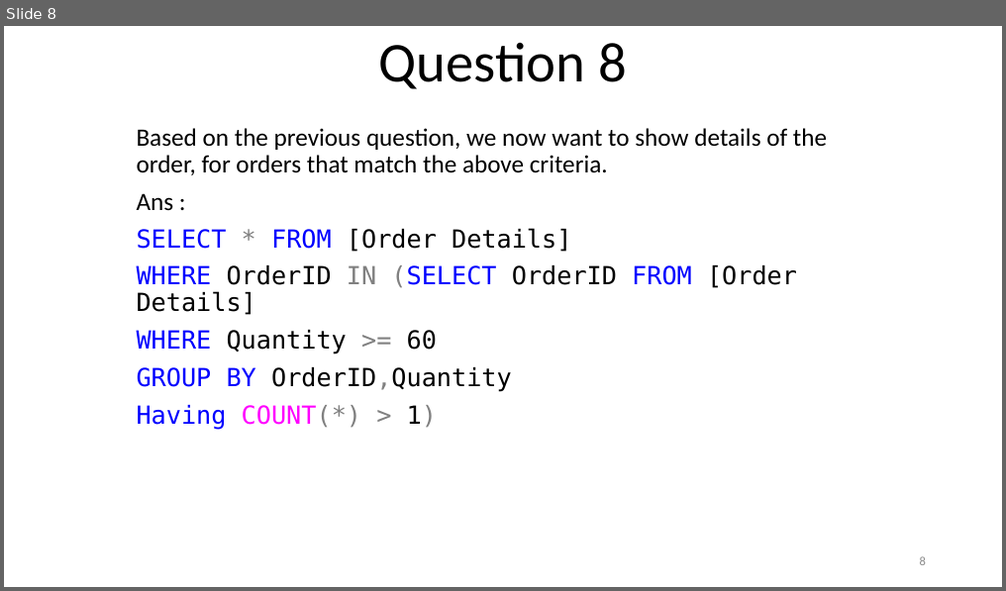
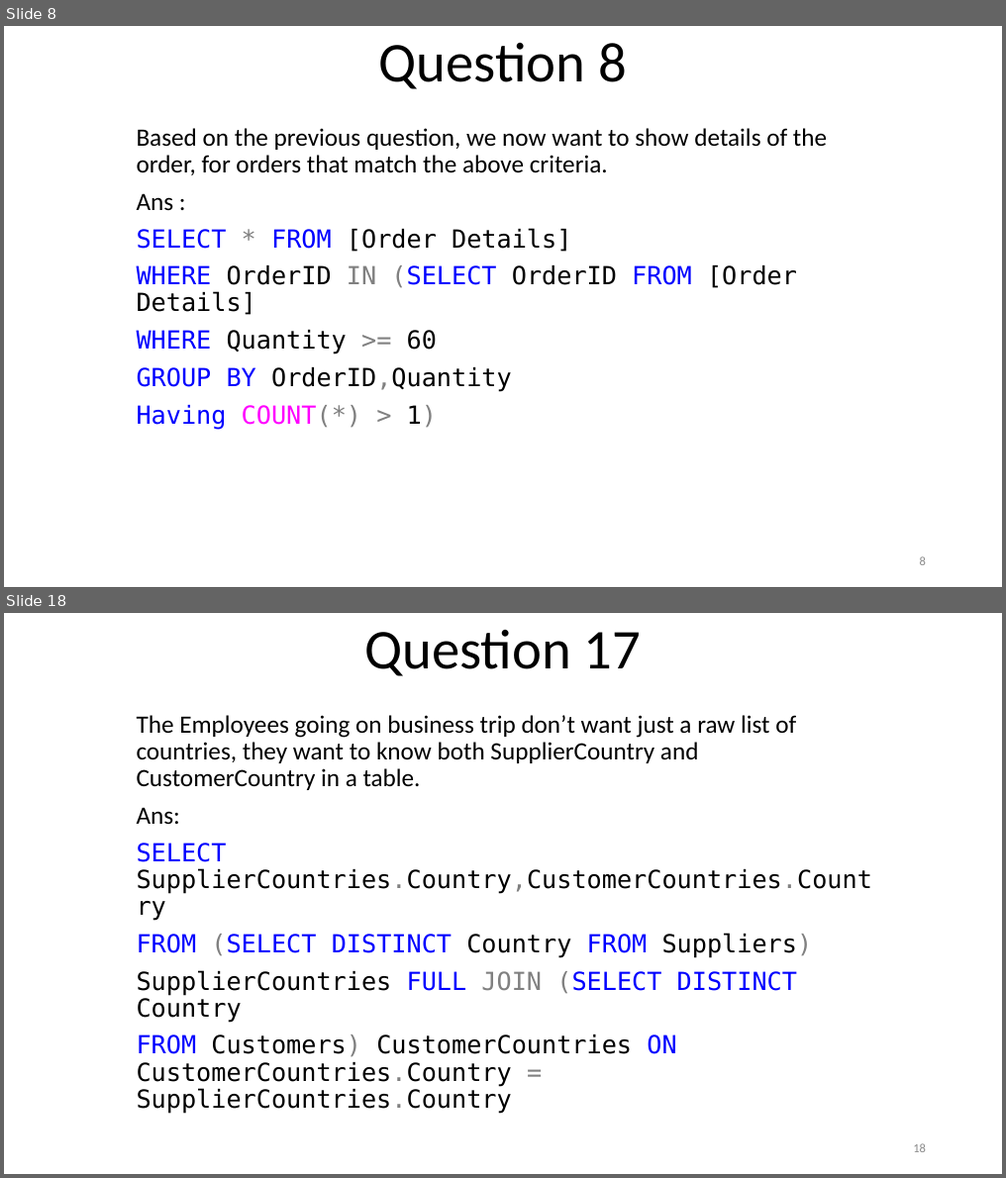
Before and after one commit to KaustubhSathe/sql-challenges, a slide deck: 3. Northwind Challenges/Advanced-Problems.pptm. Shown one above the other, each under a label of ours: slide 8 before the commit, slides 8 and 18 after it; the slides between them are not shown. The pictures are 1006x591 and 1006x1178 pixels, drawn with LibreOffice and Linux fonts; fonts in the diff are those of the drawing. Boxes give left, top, right and bottom in pixels: in the first picture for what was removed or moved away, otherwise in the second. Text is boxed around its words. In the diff, an @@ line names an element or a change of style, - is before the commit and + after.

```diff
--- a/3. Northwind Challenges/Advanced-Problems.pptm
+++ b/3. Northwind Challenges/Advanced-Problems.pptm
@@ slide 18 added at (4,613,1002,1174), background #FFFFFF @@
@@ title added at (364,630,641,676), 54 pt, text #000000 @@
+Question 17
@@ subtitle added at (137,715,872,1114), 24 pt, text #000000 @@
+The Employees going on business trip don’t want just a raw list of countries, they want to know both SupplierCountry and CustomerCountry in a table.
+Ans:
+SELECT SupplierCountries.Country,CustomerCountries.Country
+FROM (SELECT DISTINCT Country FROM Suppliers)
+SupplierCountries FULL JOIN (SELECT DISTINCT Country
+FROM Customers) CustomerCountries ON CustomerCountries.Country = SupplierCountries.Country
@@ page number added at (913,1144,926,1153), 12 pt, text #8C8C8C @@
+18
```
Also in this commit, not shown: 16 slides changed, 1 other slide added, 6 slides removed, 5 other files.
